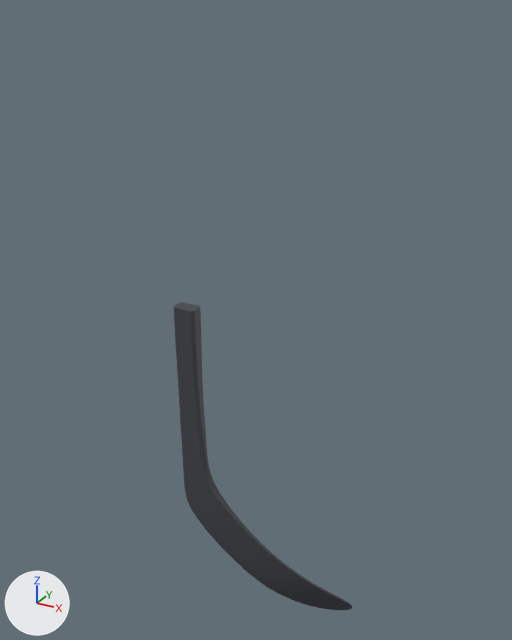
A saved change to the glTF model alle_curves/P70-SBT.glb.
Camera for both pictures: a 50 mm camera at (348.0, -670.0, 545.0) aimed at (-27.0, 11.0, 205.0). Every picture has the same lights, and +X, +Y and +Z are marked at lower left. The picture after the commit comes second.

The older version as bpy lines, for what is in view:
```python
mat_carbon = principled_material('Carbon')
mat_carbon.base_color = (0.0549, 0.0588, 0.0706)  # dark grey #42454b
mat_carbon.roughness = 0.55
me_geometry_0 = bpy.data.meshes.new('geometry_0')
me_geometry_0.from_pydata(...)  # 7502 vertices, 15000 faces; spans x -113.0..113.0, y -39.0..39.0, z -222.0..222.0
me_geometry_0.materials.append(mat_carbon)  # dark grey #42454b
ob_geometry_0 = bpy.data.objects.new('geometry_0', me_geometry_0)
ob_geometry_0.location = (0.0, 0.0, 0.0)
```
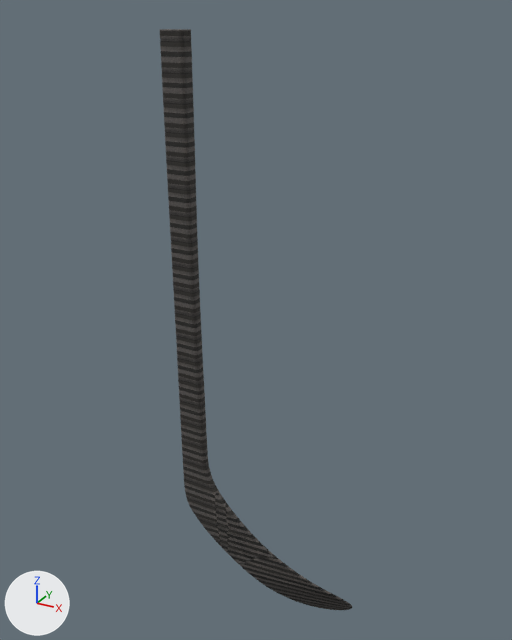
Changed parts and their boxes (x1, y1, x2, y2) in the pictures (512 x 640 px; the box of a moved part takes in the faces that stretch with it):
'geometry_0', surface changed, reshaped (8% wider, 88% taller): before (174, 302, 352, 610); after (160, 29, 352, 610)
part 1 of me_geometry_0, moved or reshaped: before (174, 302, 209, 471); after (160, 29, 209, 471)

The change, as a diff of the scene's bpy script:
```diff
--- a/alle_curves/P70-SBT.glb.py
+++ b/alle_curves/P70-SBT.glb.py
@@ img_image_0 @@
+img_image_0 = load_image('Image_0', '_unpacked/Image_0', 512, 512, 'sRGB')
@@ mat_carbon @@
 mat_carbon = principled_material('Carbon')
-mat_carbon.base_color = (0.0549, 0.0588, 0.0706)  # dark grey #42454b
-mat_carbon.roughness = 0.55
+mat_carbon.texture = img_image_0
+mat_carbon.metallic = 0.1
+mat_carbon.roughness = 0.8
@@ me_geometry_0 @@
 # used by ob_geometry_0; location = (0.0, 0.0, 0.0)
-me_geometry_0.from_pydata(...)  # 7502 vertices, 15000 faces; spans x -113.0..113.0, y -39.0..39.0, z -222.0..222.0
+me_geometry_0.from_pydata(...)  # 7502 vertices, 15000 faces; spans x -113.0..113.0, y -39.0..39.0, z -222.0..526.0
+# me_geometry_0 part 1: 1788 of the vertices in x -113.0..-76.0, y -39.0..-20.0, z 6.0..222.0 are scaled about their middle by (1, 1, 2.4), then moved by (0.0, 0.0, 152.0)
 me_geometry_0.materials.append(mat_carbon)
```
